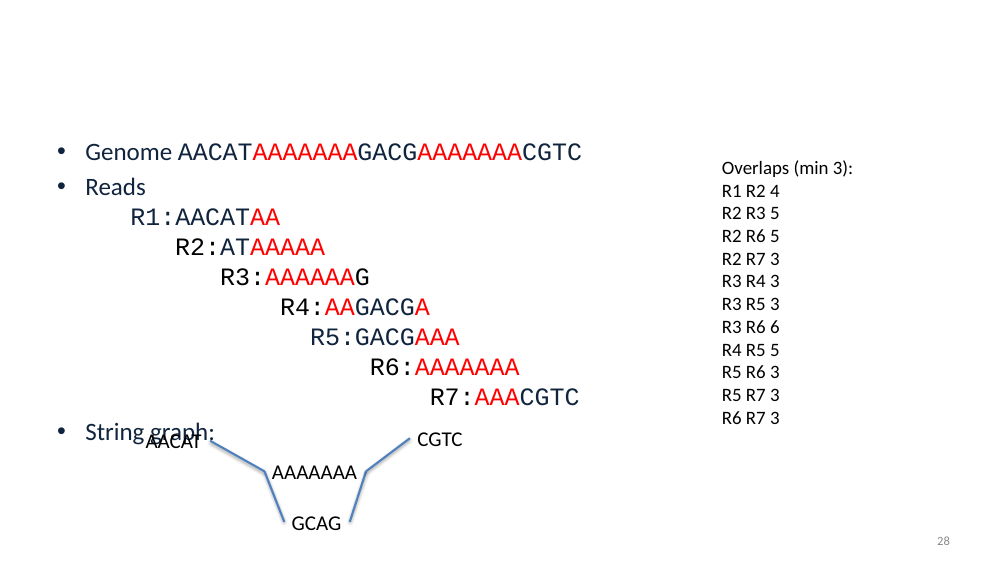
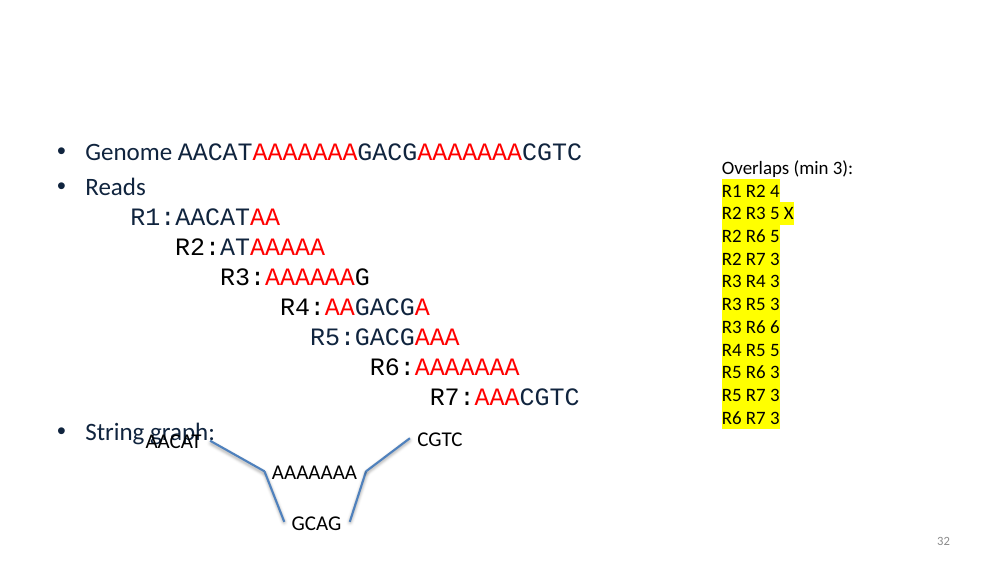
Before and after one commit to alekseyzimin/BME-Algorithms-for-Analysis-of-Genomic-Data, a slide deck: slide 32 of Fall 2026/Week 5 -- Genome Assembly Algorithms.pptx (slide 28 before the commit). Drawn at 1008x567 pixels with LibreOffice and Linux fonts; fonts in the diff are those of the drawing; background and template pictures are left out. Boxes give left, top, right and bottom in pixels: in the first picture for what was removed or moved away, otherwise in the second. Text is boxed around its words. In the diff, an @@ line names an element or a change of style, - is before the commit and + after.

```diff
--- a/Fall 2026/Week 5 -- Genome Assembly Algorithms.pptx
+++ b/Fall 2026/Week 5 -- Genome Assembly Algorithms.pptx
@@ text at (x1=722, y1=206, x2=794, y2=219): text changed @@
-R2 R3 5
+R2 R3 5 X
@@ text at (x1=722, y1=184, x2=780, y2=424): highlight none to #FFFF00 in "R1 R2 4", "R2 R6 5", "R2 R7 3", "R3 R4 3" and 6 more places @@
@@ page number at (x1=937, y1=537, x2=950, y2=545): text changed @@
-28
+32
```
Also in this commit, not shown: 9 other slides changed, 4 slides added.
